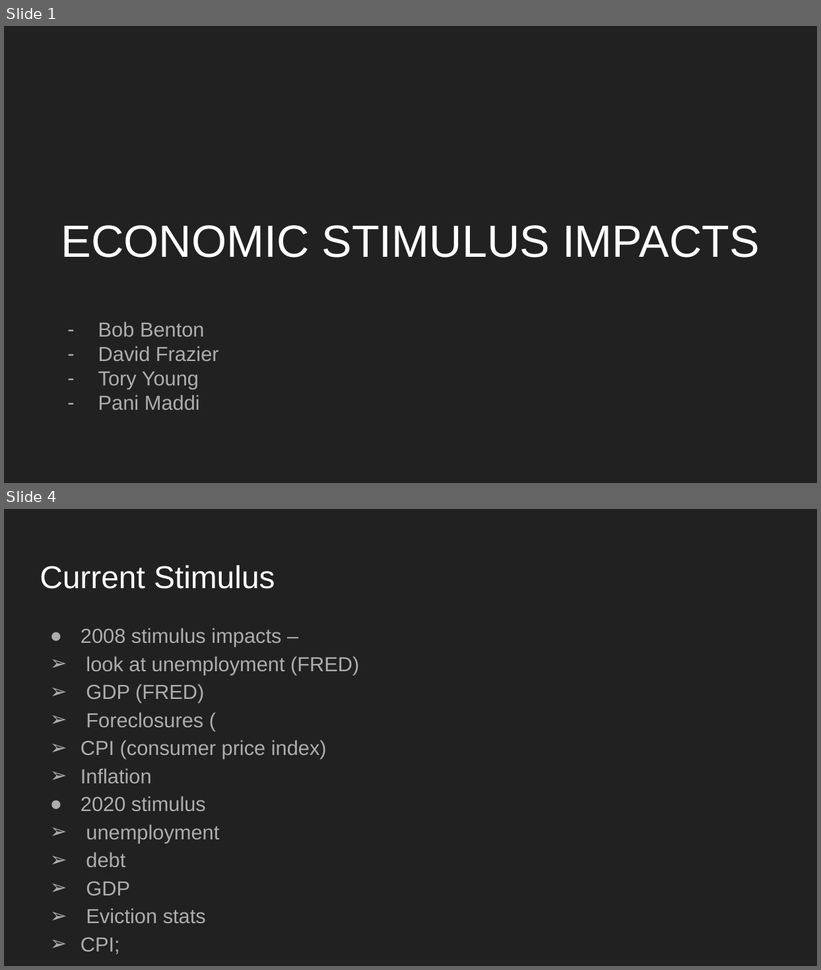
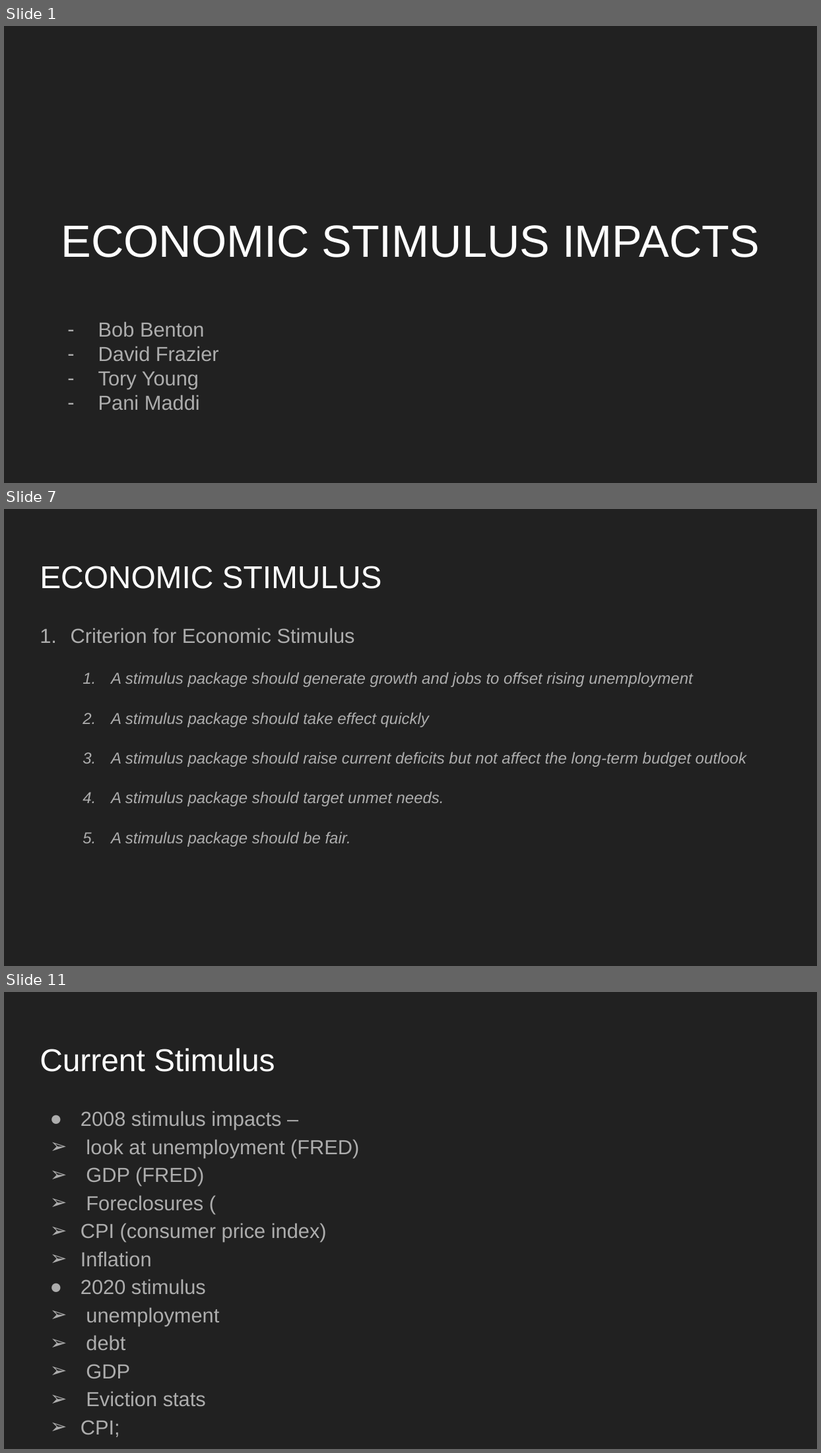
Before and after one commit to tyoung65/Econimic_Stimulus_Research-, a slide deck: ECONOMIC STIMULUS IMPACTS.pptx. Shown one above the other, each under a label of ours: slides 1 and 4 before the commit, slides 1, 7 and 11 after it; the slides between them are not shown. The pictures are 821x970 and 821x1453 pixels, drawn with LibreOffice and Linux fonts; fonts in the diff are those of the drawing. Boxes give left, top, right and bottom in pixels: in the first picture for what was removed or moved away, otherwise in the second. Text is boxed around its words. In the diff, an @@ line names an element or a change of style, - is before the commit and + after.

```diff
--- a/ECONOMIC STIMULUS IMPACTS.pptx
+++ b/ECONOMIC STIMULUS IMPACTS.pptx
@@ slide 7 added at box(4, 509, 817, 966), background #212121 @@
@@ title added at box(40, 566, 382, 589), 28 pt, text #FFFFFF @@
+ECONOMIC STIMULUS
@@ text added at box(71, 628, 746, 847), 14 pt, text #ADADAD, italic @@
+1. Criterion for Economic Stimulus
+  1. A stimulus package should generate growth and jobs to offset rising unemployment
+  2. A stimulus package should take effect quickly
+  3. A stimulus package should raise current deficits but not affect the long-term budget outlook
+  4. A stimulus package should target unmet needs.
+  5. A stimulus package should be fair.
@@ what was slide 4 is now slide 11 @@
```
Also in this commit, not shown: 2 slides changed, 6 other slides added, 1 other file.
